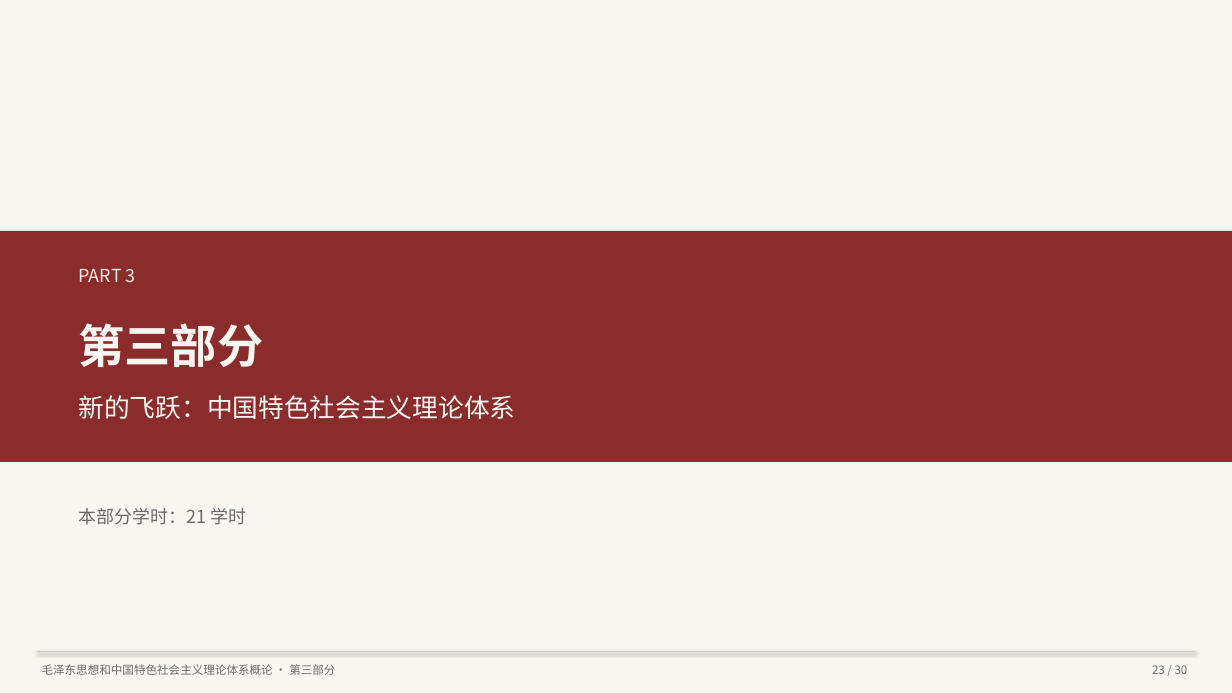
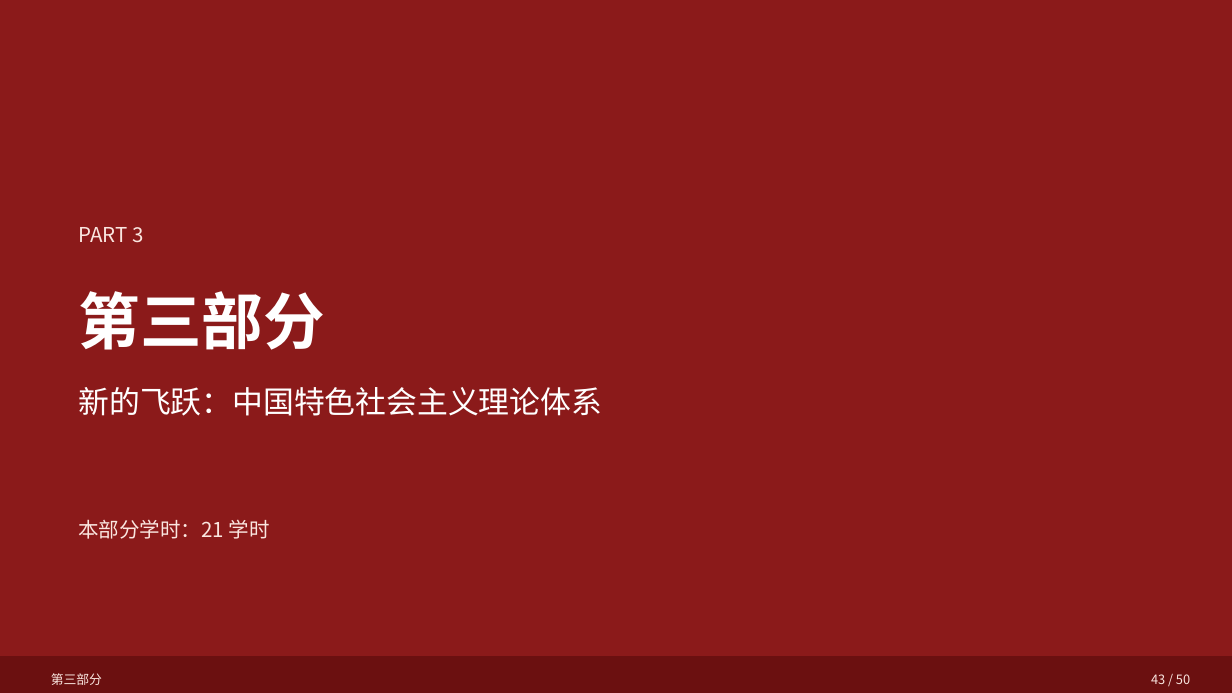
Before and after one commit to hsy358/obsidian-vault, a slide deck: slide 43 of 03-资源/PPT/毛泽东思想和中国特色社会主义理论体系概论 教学大纲概览.pptx (slide 23 before the commit). Drawn at 1232x693 pixels with LibreOffice and Linux fonts; fonts in the diff are those of the drawing. Boxes give left, top, right and bottom in pixels: in the first picture for what was removed or moved away, otherwise in the second. Text is boxed around its words. In the diff, an @@ line names an element or a change of style, - is before the commit and + after.

```diff
--- a/03-资源/PPT/毛泽东思想和中国特色社会主义理论体系概论 教学大纲概览.pptx
+++ b/03-资源/PPT/毛泽东思想和中国特色社会主义理论体系概论 教学大纲概览.pptx
@@ rectangle at <box>0,0,1232,693</box>: fill #FAF7F2 to #8B1A1A @@
@@ rectangle removed at <box>0,231,1232,462</box> @@
@@ text "PART 3": place and size @@
-text "PART 3" at <box>79,269,136,282</box>
+text "PART 3" at <box>79,227,143,243</box>
@@ text "PART 3" at <box>79,227,143,243</box>: size 14 to 16 pt; line spacing 1.2 to 1.3 @@
@@ text "第三部分": place and size @@
-text "第三部分" at <box>79,323,264,367</box>
+text "第三部分" at <box>79,291,325,350</box>
@@ text "第三部分" at <box>79,291,325,350</box>: size 36 to 48 pt, text colour #FAF7F2 to #FFFFFF; line spacing 1.2 to 1.3 @@
@@ text "新的飞跃：中国特色社会主义理论体系": place and size @@
-text "新的飞跃：中国特色社会主义理论体系" at <box>79,395,516,419</box>
+text "新的飞跃：中国特色社会主义理论体系" at <box>79,387,603,416</box>
@@ text "新的飞跃：中国特色社会主义理论体系" at <box>79,387,603,416</box>: size 20 to 24 pt, text colour #FAF7F2 to #FFFFFF; line spacing 1.2 to 1.3 @@
@@ text "本部分学时：21 学时": place and size @@
-text "本部分学时：21 学时" at <box>79,508,247,525</box>
+text "本部分学时：21 学时" at <box>79,519,270,539</box>
@@ text "本部分学时：21 学时" at <box>79,519,270,539</box>: size 14 to 16 pt, text colour #6B6B6B to #FAE6E0; line spacing 1.2 to 1.3 @@
@@ rectangle added at <box>0,656,1232,693</box>, fill #6B1010 @@
@@ line removed from (37, 652) to (1195, 652) @@
@@ text at <box>51,673,102,685</box>: text changed; size 9 to 10 pt; text colour #6B6B6B to #FAE6E0 @@
-毛泽东思想和中国特色社会主义理论体系概论 · 第三部分
+第三部分
@@ text added at <box>1151,674,1190,684</box>, 10 pt, text #FAE6E0 @@
+43 / 50
@@ text removed at <box>1152,665,1188,674</box> @@
-23 / 30
```
Also in this commit, not shown: 27 other slides changed, 23 slides added, 2 slides removed.
